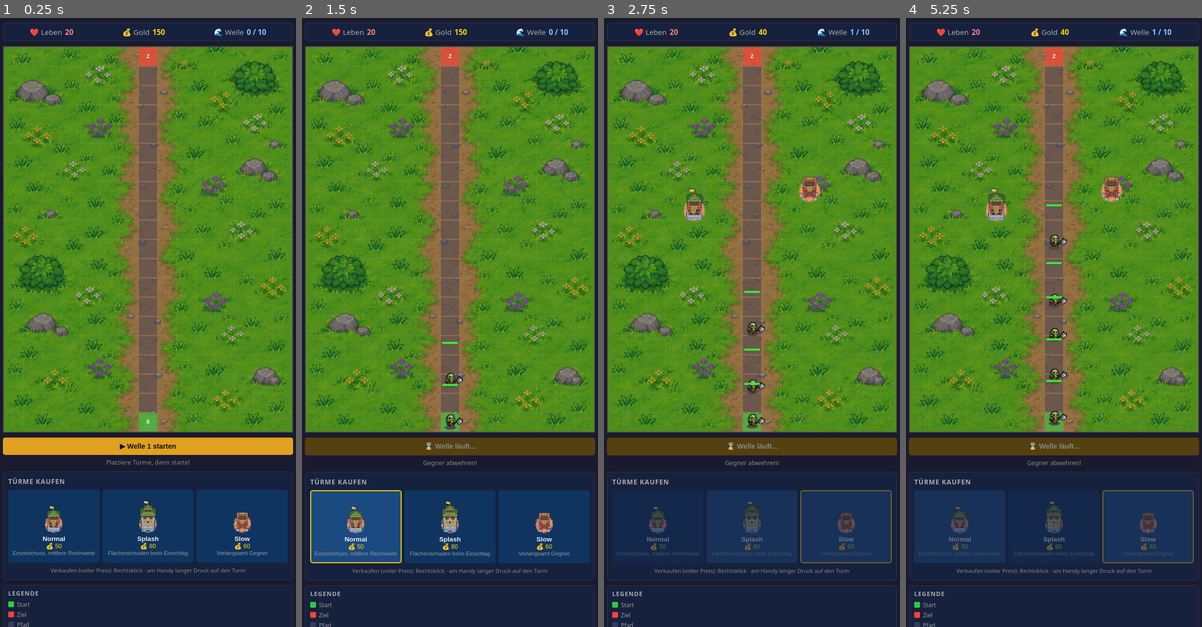
Above: before the commit, frames 1-4 (left to right).
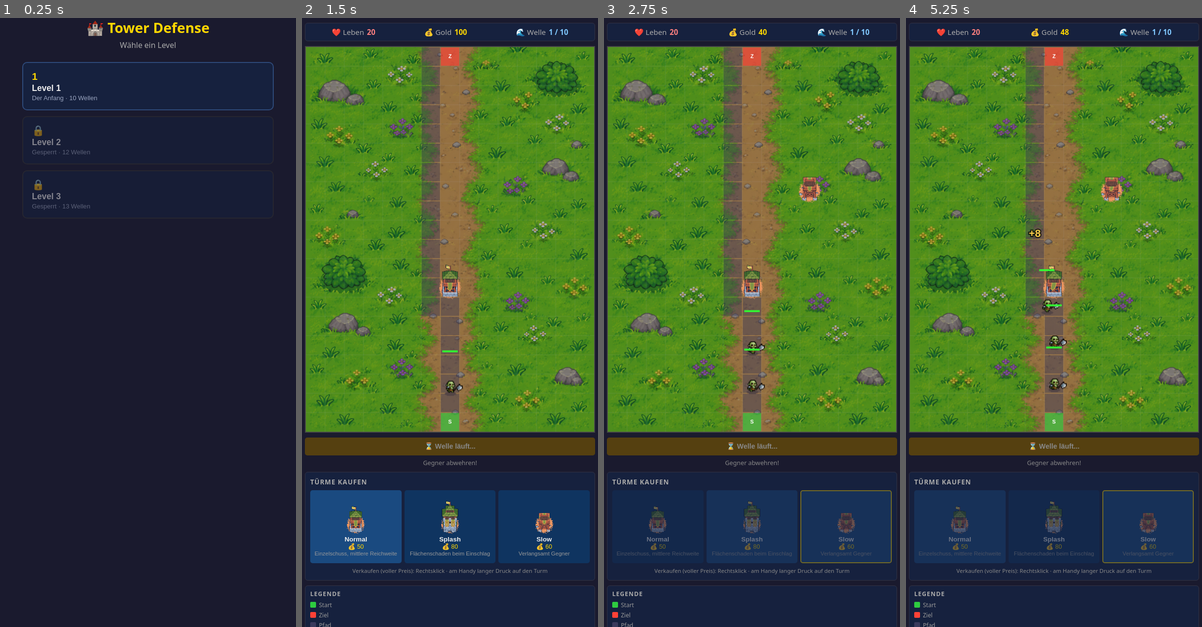
Above: after the commit, the same moments.

Repository: annaspublicgames/towerDefenseTelegram
Game: browser game, page index.html
The game is run twice, just before and just after one commit, with the same random seed, the same clock (stepped at 60 frames per second) and the same inputs.
Inputs (mouse positions are in pixels of both pictures, inside the frame that each line leads up to):
- Up to frame 1 (0.25 s): no input
- Up to frame 2 (1.5 s): click "▶ Welle 1 starten" (after the commit: "1 Level 1 Der Anfang · 10 Wel…") at 0.27 s; click "Normal 💰 50 Einzelschuss, mit…" (after the commit: "▶ Welle 1 starten") at 0.52 s; click "Normal 💰 50 Einzelschuss, mit…" at 0.77 s; click (450, 279) at 1.07 s; click "Normal 💰 50 Einzelschuss, mit…" at 1.27 s
- Up to frame 3 (2.75 s): click (692, 200) at 1.67 s; click "Splash 💰 80 Flächenschaden be…" at 1.87 s; click "Slow 💰 60 Verlangsamt Gegner" at 2.02 s; click (811, 182) at 2.27 s; click "Splash 💰 80 Flächenschaden be…" at 2.47 s
- Up to frame 4 (5.25 s): click (1098, 316) at 2.87 s; click "Normal 💰 50 Einzelschuss, mit…" at 3.07 s; click (980, 334) at 3.47 s; click "Normal 💰 50 Einzelschuss, mit…" at 3.67 s; click (1054, 164) at 4.07 s; click "Splash 💰 80 Flächenschaden be…" at 4.27 s; click "Slow 💰 60 Verlangsamt Gegner" at 4.52 s; click (1139, 261) at 4.67 s; click "Normal 💰 50 Einzelschuss, mit…" at 4.87 s

The runs differ from the first frame. In frame 1, 78% of the frame differs, in the area x 0-100%, y 0-100%; in frame 2, 5.0%; in frame 3, 5.2%; in frame 4, 5.4%.

Commit message:
added more leves; tower upgrades and more

Diff:
--- a/index.html
+++ b/index.html
@@ -192,6 +192,9 @@
     }
     button.restart-btn:hover { background: #4a8be5; }
 
+    button.action-btn.upgrade-btn { background: #7a4fd6; color: #fff; }
+    button.action-btn.upgrade-btn:hover:not(:disabled) { background: #8f66e8; }
+
     #wave-info {
       font-size: 0.8rem;
       color: #888;
@@ -212,6 +215,80 @@
     #legend h3 { font-size: 0.78rem; color: #aaa; text-transform: uppercase; letter-spacing: 1px; margin-bottom: 2px; }
     .legend-row { display: flex; align-items: center; gap: 6px; }
     .legend-dot { width: 12px; height: 12px; border-radius: 2px; flex-shrink: 0; }
+
+    /* ─── Overlay-Buttons (Sieg / Game Over) ──────────────────── */
+    .overlay-btns {
+      display: flex;
+      flex-direction: column;
+      gap: 10px;
+      align-items: center;
+      width: 100%;
+      max-width: 260px;
+    }
+    .overlay-btns .restart-btn { width: 100%; }
+    .next-btn { background: #2ecc40; color: #06240c; }
+    .next-btn:hover { background: #3ee052; }
+    .ghost-btn { background: transparent; border: 2px solid #4a8be5; color: #9ec7f5; padding: 8px 28px; }
+    .ghost-btn:hover { background: rgba(74,139,229,0.15); }
+
+    /* ─── Level-Auswahl-Seite ─────────────────────────────────── */
+    #level-select {
+      display: none;
+      position: fixed;
+      inset: 0;
+      z-index: 50;
+      background: #1a1a2e;
+      overflow-y: auto;
+      padding: calc(40px + env(safe-area-inset-top, 0px)) 16px 32px;
+    }
+    #level-select.active { display: block; }
+
+    #level-select-inner {
+      max-width: 520px;
+      margin: 0 auto;
+      display: flex;
+      flex-direction: column;
+      align-items: center;
+      gap: 6px;
+    }
+    .ls-title { font-size: 1.8rem; color: #ffd700; text-align: center; }
+    .ls-sub { color: #aaa; margin-bottom: 18px; }
+
+    #level-list {
+      width: 100%;
+      display: flex;
+      flex-direction: column;
+      gap: 12px;
+    }
+
+    .level-card {
+      display: flex;
+      flex-direction: column;
+      align-items: flex-start;
+      gap: 2px;
+      width: 100%;
+      background: #16213e;
+      border: 2px solid #2e4a7a;
+      border-radius: 10px;
+      padding: 16px 18px;
+      color: #eee;
+      cursor: pointer;
+      text-align: left;
+      transition: border-color 0.15s, background 0.15s, transform 0.08s;
+      position: relative;
+    }
+    .level-card:hover:not(.locked) { background: #1d2c52; border-color: #4a8be5; }
+    .level-card:active:not(.locked) { transform: scale(0.98); }
+    .level-card.locked { opacity: 0.5; cursor: not-allowed; border-color: #333; }
+
+    .level-card .level-num {
+      font-size: 1.3rem;
+      font-weight: bold;
+      color: #ffd700;
+    }
+    .level-card.locked .level-num { color: #888; }
+    .level-card .level-name { font-size: 1.1rem; font-weight: bold; }
+    .level-card .level-desc { font-size: 0.82rem; color: #9aa5c0; }
 
     /* ─── Mobiles Layout: schmale Bildschirme ─────────────────── */
     @media (max-width: 820px) {
@@ -264,6 +341,15 @@
 <body>
 
 
+  <!-- Level-Auswahl: Übersichtsseite zu Beginn des Spiels -->
+  <div id="level-select">
+    <div id="level-select-inner">
+      <h1 class="ls-title">🏰 Tower Defense</h1>
+      <p class="ls-sub">Wähle ein Level</p>
+      <div id="level-list"></div>
+    </div>
+  </div>
+
   <div id="game-container">
     <div id="hud">
       <div class="row">
@@ -285,13 +371,18 @@
       <div id="overlay">
         <h2 id="overlay-title"></h2>
         <p id="overlay-msg"></p>
-        <button class="restart-btn" id="restart-btn">Neu starten</button>
+        <div class="overlay-btns">
+          <button class="restart-btn next-btn" id="next-level-btn">Nächstes Level ▶</button>
+          <button class="restart-btn" id="restart-btn">Neu starten</button>
+          <button class="restart-btn ghost-btn" id="levels-btn">Zur Übersicht</button>
+        </div>
       </div>
     </div>
 
     <div id="sidebar">
       <div id="wave-ctrl">
         <button class="action-btn" id="btn-start-wave">▶ Welle starten</button>
+        <button class="action-btn upgrade-btn" id="btn-upgrade" style="display:none;">⬆ Alle Türme upgraden</button>
         <div id="wave-info">Platziere Türme, dann starte!</div>
       </div>
 
@@ -345,6 +436,7 @@
   <script src="js/tower.js"></script>
   <script src="js/wave.js"></script>
   <script src="js/ui.js"></script>
+  <script src="js/levels.js"></script>
   <script src="js/game.js"></script>
 </body>
 </html>
--- a/js/constants.js
+++ b/js/constants.js
@@ -8,23 +8,98 @@
 var CELL = 40;
 var START = { col: 7, row: 19 }; // unten-mitte
 var END   = { col: 7, row: 0 };  // oben-mitte
-var TOTAL_WAVES = 10;
 
 var TOWER_DEFS = {
   normal: { name:'Normal', cost:50, damage:25, range:3.0, fireRate:1.2, projSpeed:220, color:'#4a90d9', projColor:'#ffe04b', splashR:0,   slowFactor:1,   slowDur:0   },
-  splash: { name:'Splash', cost:80, damage:18, range:2.5, fireRate:0.6, projSpeed:180, color:'#e05c20', projColor:'#ff9955', splashR:1.5, slowFactor:1,   slowDur:0   },
+  splash: { name:'Splash', cost:80, damage:20, range:2.8, fireRate:0.6, projSpeed:180, color:'#e05c20', projColor:'#ff9955', splashR:2, slowFactor:1,   slowDur:0   },
   slow:   { name:'Slow',   cost:60, damage:10, range:3.5, fireRate:1.0, projSpeed:160, color:'#30b090', projColor:'#aaffee', splashR:0,   slowFactor:0.4, slowDur:2.5 }
 };
 
-var WAVE_DEFS = [
-  { count:  8, hp:  60, speed:1.8, gold:  8, color:'#ff6666', spawnInterval:1.2 },
-  { count: 10, hp:  80, speed:2.0, gold: 10, color:'#ff8844', spawnInterval:1.1 },
-  { count: 12, hp: 110, speed:2.0, gold: 12, color:'#ffaa44', spawnInterval:1.0 },
-  { count: 12, hp: 140, speed:2.3, gold: 14, color:'#dddd44', spawnInterval:1.0 },
-  { count: 14, hp: 180, speed:2.4, gold: 16, color:'#aaff44', spawnInterval:0.9 },
-  { count: 15, hp: 230, speed:2.5, gold: 18, color:'#44ffaa', spawnInterval:0.9 },
-  { count: 16, hp: 300, speed:2.6, gold: 20, color:'#44aaff', spawnInterval:0.85},
-  { count: 18, hp: 380, speed:2.7, gold: 22, color:'#8844ff', spawnInterval:0.8 },
-  { count: 20, hp: 480, speed:2.9, gold: 25, color:'#ff44cc', spawnInterval:0.75},
-  { count: 25, hp: 650, speed:3.1, gold: 30, color:'#ff2222', spawnInterval:0.7 }
+// ─── Turm-Upgrade ─────────────────────────────────────────
+// In Leveln mit "upgrades:true" kann ein globales Upgrade gekauft werden:
+// Es verstärkt ALLE Türme (auch bereits platzierte) um eine Stufe.
+// Pro Stufe werden Schaden, Reichweite und Feuerrate multipliziert; bei
+// Slow-Türmen verstärkt sich zusätzlich die Verlangsamung (längere Dauer,
+// stärkerer Faktor). Die Kosten steigen je gekaufter Stufe.
+var UPGRADE_DEF = {
+  maxLevel:      3,
+  baseCost:      120,  // Kosten der ersten Stufe
+  costGrowth:    1.6,  // jede weitere Stufe kostet so viel mehr
+  damageMult:    1.35, // Schaden je Stufe ×
+  rangeMult:     1.10, // Reichweite je Stufe ×
+  fireRateMult:  1.15, // Feuerrate je Stufe ×
+  slowDurBonus:  0.8,  // +Sekunden Slow-Dauer je Stufe
+  slowFactorMult:0.85  // Slow-Faktor je Stufe × (kleiner = stärker)
+};
+
+// ─── Level-Definitionen ───────────────────────────────────
+// Jedes Level besitzt einen Namen, Start-Gold, Start-Leben und seine Wellen.
+// Level 1 entspricht dem ursprünglichen 10-Wellen-Spiel. Die folgenden Level
+// sind durch stärkere/schnellere Gegner und mehr Wellen schwieriger.
+var LEVEL_DEFS = [
+  {
+    name: 'Level 1',
+    desc: 'Der Anfang',
+    startGold: 150,
+    startLives: 20,
+    waves: [
+      { count:  8, hp:  60, speed:1.8, gold:  8, color:'#ff6666', spawnInterval:1.2 },
+      { count: 10, hp:  80, speed:2.0, gold: 10, color:'#ff8844', spawnInterval:1.1 },
+      { count: 12, hp: 110, speed:2.0, gold: 12, color:'#ffaa44', spawnInterval:1.0 },
+      { count: 12, hp: 140, speed:2.3, gold: 14, color:'#dddd44', spawnInterval:1.0 },
+      { count: 14, hp: 180, speed:2.4, gold: 16, color:'#aaff44', spawnInterval:0.9 },
+      { count: 15, hp: 230, speed:2.5, gold: 18, color:'#44ffaa', spawnInterval:0.9 },
+      { count: 16, hp: 300, speed:2.6, gold: 20, color:'#44aaff', spawnInterval:0.85},
+      { count: 18, hp: 380, speed:2.7, gold: 22, color:'#8844ff', spawnInterval:0.8 },
+      { count: 20, hp: 480, speed:2.9, gold: 25, color:'#ff44cc', spawnInterval:0.75},
+      { count: 25, hp: 650, speed:3.1, gold: 30, color:'#ff2222', spawnInterval:0.7 }
+    ]
+  },
+  {
+    name: 'Level 2',
+    desc: 'Mehr Druck · Turm-Upgrades',
+    startGold: 300,
+    startLives: 18,
+    upgrades: true,
+    waves: [
+      { count: 12, hp: 120, speed:2.2, gold: 12, color:'#ff6666', spawnInterval:1.0 },
+      { count: 14, hp: 160, speed:2.3, gold: 14, color:'#ff8844', spawnInterval:0.95},
+      { count: 16, hp: 210, speed:2.4, gold: 16, color:'#ffaa44', spawnInterval:0.9 },
+      { count: 16, hp: 270, speed:2.6, gold: 18, color:'#dddd44', spawnInterval:0.9 },
+      { count: 18, hp: 340, speed:2.7, gold: 20, color:'#aaff44', spawnInterval:0.85},
+      { count: 20, hp: 430, speed:2.8, gold: 22, color:'#44ffaa', spawnInterval:0.8 },
+      { count: 22, hp: 550, speed:2.9, gold: 24, color:'#44aaff', spawnInterval:0.75},
+      { count: 24, hp: 700, speed:3.0, gold: 26, color:'#8844ff', spawnInterval:0.7 },
+      { count: 26, hp: 900, speed:3.2, gold: 28, color:'#ff44cc', spawnInterval:0.65},
+      { count: 28, hp:1150, speed:3.3, gold: 30, color:'#ff8822', spawnInterval:0.6 },
+      { count: 30, hp:1450, speed:3.4, gold: 32, color:'#ff2222', spawnInterval:0.55},
+      { count: 35, hp:1900, speed:3.6, gold: 38, color:'#cc00ff', spawnInterval:0.5 }
+    ]
+  },
+  {
+    name: 'Level 3',
+    desc: 'Die Horde',
+    startGold: 400,
+    startLives: 15,
+    waves: [
+      { count: 16, hp: 220, speed:2.5, gold: 16, color:'#ff6666', spawnInterval:0.9 },
+      { count: 18, hp: 300, speed:2.6, gold: 18, color:'#ff8844', spawnInterval:0.85},
+      { count: 20, hp: 400, speed:2.7, gold: 22, color:'#ffaa44', spawnInterval:0.8 },
+      { count: 22, hp: 520, speed:2.9, gold: 24, color:'#dddd44', spawnInterval:0.75},
+      { count: 24, hp: 680, speed:3.0, gold: 26, color:'#aaff44', spawnInterval:0.7 },
+      { count: 26, hp: 880, speed:3.1, gold: 28, color:'#44ffaa', spawnInterval:0.65},
+      { count: 28, hp:1120, speed:3.2, gold: 30, color:'#44aaff', spawnInterval:0.6 },
+      { count: 30, hp:1450, speed:3.3, gold: 34, color:'#8844ff', spawnInterval:0.55},
+      { count: 32, hp:1850, speed:3.5, gold: 36, color:'#ff44cc', spawnInterval:0.5 },
+      { count: 35, hp:2400, speed:3.6, gold: 38, color:'#ff8822', spawnInterval:0.48},
+      { count: 38, hp:3100, speed:3.7, gold: 40, color:'#ff2222', spawnInterval:0.45},
+      { count: 42, hp:4000, speed:3.9, gold: 44, color:'#cc00ff', spawnInterval:0.42},
+      { count: 50, hp:5500, speed:4.1, gold: 45, color:'#ffffff', spawnInterval:0.4 }
+    ]
+  }
 ];
+
+// Aktives Level: WAVE_DEFS und TOTAL_WAVES werden beim Levelstart gesetzt,
+// damit der restliche Code (wave.js, ui.js, game.js) unverändert bleibt.
+var WAVE_DEFS = LEVEL_DEFS[0].waves;
+var TOTAL_WAVES = WAVE_DEFS.length;
--- a/js/game.js
+++ b/js/game.js
@@ -5,6 +5,7 @@
 var canvas, ctx;
 var towers, enemies, projectiles, waveManager;
 var gold, lives, gameState, hoveredCell;
+var towerUpgradeLevel = 0; // globale Turm-Upgrade-Stufe (gilt für alle Türme)
 
 function init() {
   canvas = document.getElementById('gameCanvas');
@@ -12,25 +13,55 @@
   canvas.width  = COLS * CELL;
   canvas.height = ROWS * CELL;
 
+  var levelDef = LEVEL_DEFS[currentLevelIndex];
+
   gridInit();
   towers       = [];
   enemies      = [];
   projectiles  = [];
   waveManager  = new WaveManager();
-  gold         = 150;
-  lives        = 20;
+  gold         = levelDef.startGold;
+  lives        = levelDef.startLives;
   gameState    = 'playing';
   hoveredCell  = null;
   selectedTowerType = null;
-
-  uiInit(
-    function (type) { selectedTowerType = type; },
-    function () { startWave(); },
-    function () { restart(); }
-  );
+  towerUpgradeLevel = 0;
+
+  uiUpdateBtnStyles();
   uiUpdate(lives, gold, 0);
   uiSetWaveState('ready', 0);
+  uiInitUpgrade(!!levelDef.upgrades);
   uiHideOverlay();
+}
+
+// ─── Turm-Upgrade ─────────────────────────────────────────
+// Berechnet die Kosten des nächsten Upgrades (steigend je Stufe).
+function upgradeCost() {
+  return Math.round(UPGRADE_DEF.baseCost *
+                    Math.pow(UPGRADE_DEF.costGrowth, towerUpgradeLevel));
+}
+
+function canUpgrade() {
+  var levelDef = LEVEL_DEFS[currentLevelIndex];
+  return !!levelDef.upgrades && towerUpgradeLevel < UPGRADE_DEF.maxLevel;
+}
+
+// Kauft die nächste Upgrade-Stufe und verstärkt ALLE Türme auf dem Feld,
+// auch bereits platzierte.
+function upgradeTowers() {
+  if (gameState !== 'playing') return;
+  if (!canUpgrade()) return;
+  var cost = upgradeCost();
+  if (gold < cost) return;
+
+  gold -= cost;
+  towerUpgradeLevel++;
+  for (var i = 0; i < towers.length; i++) {
+    towers[i].applyUpgrade(towerUpgradeLevel);
+  }
+  tgHaptic('success');
+  uiUpdate(lives, gold, waveManager.currentWave);
+  uiRefreshUpgrade();
 }
 
 // Canvas-Eingaben nur einmal registrieren (nicht bei jedem Restart).
@@ -48,6 +79,7 @@
 }
 
 function restart() {
+  uiHideOverlay();
   init();
 }
 
@@ -196,7 +228,8 @@
   var dt = Math.min((timestamp - lastTime) / 1000, 0.05);
   lastTime = timestamp;
   if (gameState === 'playing') update(dt);
-  draw();
+  // Im Menü (vor dem ersten init) gibt es noch kein Grid zum Zeichnen.
+  if (gameState !== 'menu' && gridCells) draw();
   requestAnimationFrame(gameLoop);
 }
 
@@ -247,6 +280,7 @@
   if (waveManager.waveActive) {
     if (waveManager.checkWaveEnd(enemies)) {
       if (waveManager.currentWave >= TOTAL_WAVES) {
+        unlockNextLevel(currentLevelIndex);
         endGame('victory');
       } else {
         uiSetWaveState('ready', waveManager.currentWave);
@@ -303,6 +337,18 @@
 }
 
 // ─── Start ────────────────────────────────────────────────
-init();
-registerCanvasInput(); // Eingaben einmalig binden
+// Canvas muss existieren, bevor Eingaben gebunden werden und der Loop läuft.
+canvas = document.getElementById('gameCanvas');
+ctx    = canvas.getContext('2d');
+canvas.width  = COLS * CELL;
+canvas.height = ROWS * CELL;
+
+gameState = 'menu';
+registerCanvasInput();         // Eingaben einmalig binden
+uiInit(
+  function (type) { selectedTowerType = type; },
+  function () { startWave(); },
+  function () { restart(); }
+);
+showLevelSelect();             // zu Beginn: Übersichtsseite mit Leveln
 requestAnimationFrame(gameLoop);
--- /dev/null
+++ b/js/levels.js
@@ -0,0 +1,89 @@
+/**
+ * levels.js — Level-Fortschritt und Level-Auswahl-Übersicht.
+ *
+ * Speichert, bis zu welchem Level der Spieler freigeschaltet ist
+ * (localStorage, mit Fallback auf eine Variable, falls Speicher gesperrt ist).
+ * Baut die Übersichtsseite auf und startet das gewählte Level.
+ */
+var PROGRESS_KEY = 'td_unlocked_levels';
+var _unlockedFallback = 1; // Fallback, wenn localStorage nicht verfügbar ist
+var currentLevelIndex = 0; // 0-basiert; Index in LEVEL_DEFS
+
+// ─── Fortschritt laden / speichern ────────────────────────
+function getUnlockedCount() {
+  try {
+    var v = parseInt(localStorage.getItem(PROGRESS_KEY), 10);
+    if (!isNaN(v) && v >= 1) return Math.min(v, LEVEL_DEFS.length);
+  } catch (e) { /* localStorage gesperrt */ }
+  return _unlockedFallback;
+}
+
+function setUnlockedCount(n) {
+  n = Math.min(Math.max(n, 1), LEVEL_DEFS.length);
+  _unlockedFallback = n;
+  try { localStorage.setItem(PROGRESS_KEY, String(n)); } catch (e) { /* ignorieren */ }
+}
+
+// Schaltet das Level nach dem angegebenen (0-basierten) Index frei.
+function unlockNextLevel(levelIndex) {
+  setUnlockedCount(Math.max(getUnlockedCount(), levelIndex + 2));
+}
+
+function isLevelUnlocked(levelIndex) {
+  return levelIndex < getUnlockedCount();
+}
+
+function hasNextLevel(levelIndex) {
+  return levelIndex + 1 < LEVEL_DEFS.length;
+}
+
+// ─── Level-Auswahl-Seite ──────────────────────────────────
+function showLevelSelect() {
+  gameState = 'menu';
+  var screen = document.getElementById('level-select');
+  var list   = document.getElementById('level-list');
+  var unlocked = getUnlockedCount();
+
+  list.innerHTML = '';
+  for (var i = 0; i < LEVEL_DEFS.length; i++) {
+    (function (idx) {
+      var def = LEVEL_DEFS[idx];
+      var locked = !isLevelUnlocked(idx);
+
+      var card = document.createElement('button');
+      card.className = 'level-card' + (locked ? ' locked' : '');
+      card.disabled = locked;
+
+      var badge = locked ? '🔒' : (idx + 1);
+      card.innerHTML =
+        '<span class="level-num">' + badge + '</span>' +
+        '<span class="level-name">' + def.name + '</span>' +
+        '<span class="level-desc">' + (locked ? 'Gesperrt' : def.desc) +
+          ' · ' + def.waves.length + ' Wellen</span>';
+
+      if (!locked) {
+        card.addEventListener('click', function () {
+          startLevel(idx);
+        });
+      }
+      list.appendChild(card);
+    })(i);
+  }
+
+  screen.classList.add('active');
+}
+
+function hideLevelSelect() {
+  document.getElementById('level-select').classList.remove('active');
+}
+
+// Startet ein Level: aktives Level setzen, Übersicht ausblenden, Spiel init.
+function startLevel(levelIndex) {
+  currentLevelIndex = levelIndex;
+  var def = LEVEL_DEFS[levelIndex];
+  WAVE_DEFS   = def.waves;
+  TOTAL_WAVES = def.waves.length;
+  hideLevelSelect();
+  init();
+  tgHaptic('medium');
+}
--- a/js/tower.js
+++ b/js/tower.js
@@ -51,11 +51,31 @@
   ctx.fill();
 };
 
+// Berechnet die effektiven Turmwerte aus der Basis-Definition und der
+// globalen Upgrade-Stufe. Mutiert TOWER_DEFS nicht, sondern liefert eine Kopie.
+function computeTowerDef(type, level) {
+  var base = TOWER_DEFS[type];
+  var def = {};
+  for (var k in base) { if (base.hasOwnProperty(k)) def[k] = base[k]; }
+  if (level > 0) {
+    def.damage   = Math.round(base.damage   * Math.pow(UPGRADE_DEF.damageMult,   level));
+    def.range    = base.range    * Math.pow(UPGRADE_DEF.rangeMult,    level);
+    def.fireRate = base.fireRate * Math.pow(UPGRADE_DEF.fireRateMult, level);
+    if (base.slowFactor < 1) {
+      def.slowDur    = base.slowDur + UPGRADE_DEF.slowDurBonus * level;
+      def.slowFactor = base.slowFactor * Math.pow(UPGRADE_DEF.slowFactorMult, level);
+    }
+  }
+  def.upgradeLevel = level;
+  return def;
+}
+
 function Tower(col, row, type) {
   this.col  = col;
   this.row  = row;
   this.type = type;
-  this.def  = TOWER_DEFS[type];
+  // Effektive Werte je nach aktueller globaler Upgrade-Stufe.
+  this.def  = computeTowerDef(type, towerUpgradeLevel);
   this.x    = col * CELL + CELL/2;
   this.y    = row * CELL + CELL/2;
   this.cooldown = 0;
@@ -64,6 +84,12 @@
   this.animTime = Math.random() * 1; // versetzter Start
   this.animFps  = 6;
 }
+
+// Wendet die aktuelle globale Upgrade-Stufe auf diesen (bereits platzierten)
+// Turm an. Wird beim Kauf eines Upgrades für alle Türme aufgerufen.
+Tower.prototype.applyUpgrade = function (level) {
+  this.def = computeTowerDef(this.type, level);
+};
 
 Tower.prototype.update = function (dt, enemies, projectiles) {
   this.animTime += dt;
--- a/js/ui.js
+++ b/js/ui.js
@@ -1,7 +1,7 @@
 /**
  * UI — HUD, Turmauswahl, Wellen-Button, Overlay.
  */
-var hudLives, hudGold, hudWave, waveInfoEl, btnWave;
+var hudLives, hudGold, hudWave, waveInfoEl, btnWave, btnUpgrade;
 var towerBtns = {};
 var selectedTowerType = null;
 
@@ -11,6 +11,7 @@
   hudWave    = document.getElementById('hud-wave');
   waveInfoEl = document.getElementById('wave-info');
   btnWave    = document.getElementById('btn-start-wave');
+  btnUpgrade = document.getElementById('btn-upgrade');
 
   towerBtns.normal = document.getElementById('btn-tower-normal');
   towerBtns.splash = document.getElementById('btn-tower-splash');
@@ -32,7 +33,44 @@
   btnWave.addEventListener('click', onStartWave);
   document.getElementById('restart-btn').addEventListener('click', onRestart);
 
+  // Overlay-Navigation: nächstes Level bzw. zurück zur Übersicht
+  document.getElementById('next-level-btn').addEventListener('click', function () {
+    uiHideOverlay();
+    startLevel(currentLevelIndex + 1);
+  });
+  document.getElementById('levels-btn').addEventListener('click', function () {
+    uiHideOverlay();
+    showLevelSelect();
+  });
+
+  btnUpgrade.addEventListener('click', function () {
+    if (btnUpgrade.disabled) return;
+    upgradeTowers();
+  });
+
   uiDrawTowerIcons();
+}
+
+// Blendet den Upgrade-Button je nach Level ein/aus (nur Level mit upgrades:true).
+function uiInitUpgrade(enabled) {
+  if (!btnUpgrade) return;
+  btnUpgrade.style.display = enabled ? '' : 'none';
+  uiRefreshUpgrade();
+}
+
+// Aktualisiert Beschriftung und Verfügbarkeit des Upgrade-Buttons.
+function uiRefreshUpgrade() {
+  if (!btnUpgrade || btnUpgrade.style.display === 'none') return;
+  if (towerUpgradeLevel >= UPGRADE_DEF.maxLevel) {
+    btnUpgrade.disabled = true;
+    btnUpgrade.textContent = '⬆ Upgrade max (Stufe ' + towerUpgradeLevel + ')';
+    return;
+  }
+  var cost = upgradeCost();
+  btnUpgrade.textContent = '⬆ Alle Türme upgraden (Stufe ' +
+    (towerUpgradeLevel + 1) + ') · 💰 ' + cost;
+  btnUpgrade.disabled = (typeof gold === 'number' && gold < cost) ||
+                        gameState !== 'playing';
 }
 
 // Zeichnet den ersten (statischen) Frame jedes Turm-Spritesheets in das
@@ -84,6 +122,8 @@
   ['normal','splash','slow'].forEach(function (type) {
     towerBtns[type].classList.toggle('cant-afford', gold < TOWER_DEFS[type].cost);
   });
+
+  uiRefreshUpgrade();
 }
 
 function uiSetWaveState(state, waveNum) {
@@ -107,16 +147,30 @@
 function uiShowOverlay(type, gold) {
   var overlay = document.getElementById('overlay');
   overlay.classList.add('active');
-  var title = document.getElementById('overlay-title');
-  var msg   = document.getElementById('overlay-msg');
+  var title     = document.getElementById('overlay-title');
+  var msg       = document.getElementById('overlay-msg');
+  var nextBtn   = document.getElementById('next-level-btn');
+  var restartBtn= document.getElementById('restart-btn');
+
   if (type === 'victory') {
     title.className = 'win';
     title.textContent = '🏆 Sieg!';
-    msg.textContent = 'Alle Wellen überstanden! Gold übrig: ' + gold;
+    var hasNext = hasNextLevel(currentLevelIndex);
+    if (hasNext) {
+      msg.textContent = LEVEL_DEFS[currentLevelIndex].name +
+        ' geschafft! Nächstes Level freigeschaltet.';
+      nextBtn.style.display = '';
+    } else {
+      msg.textContent = 'Alle Level gemeistert! Gold übrig: ' + gold;
+      nextBtn.style.display = 'none';
+    }
+    restartBtn.textContent = 'Nochmal';
   } else {
     title.className = 'lose';
     title.textContent = '💀 Game Over';
     msg.textContent = 'Alle Leben verloren. Versuche es nochmal!';
+    nextBtn.style.display = 'none';
+    restartBtn.textContent = 'Neu starten';
   }
 }
 
